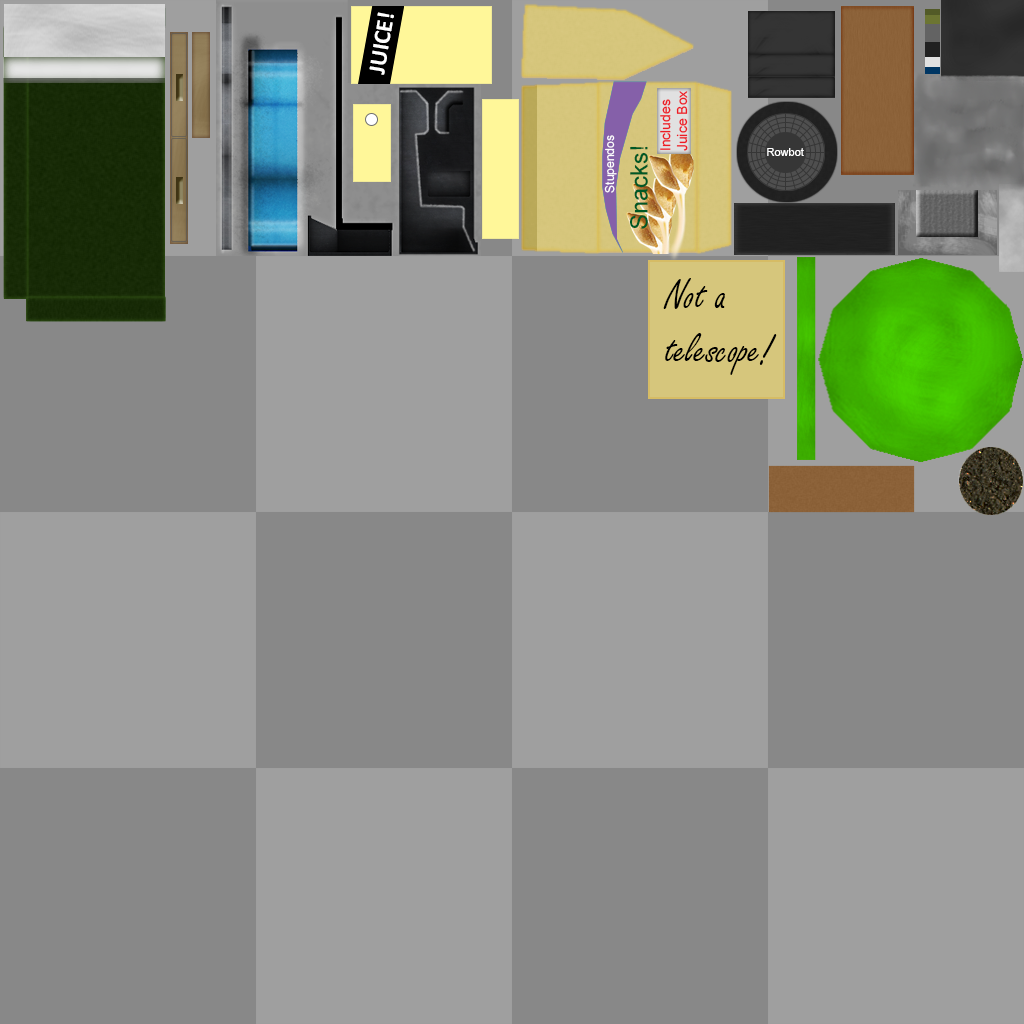
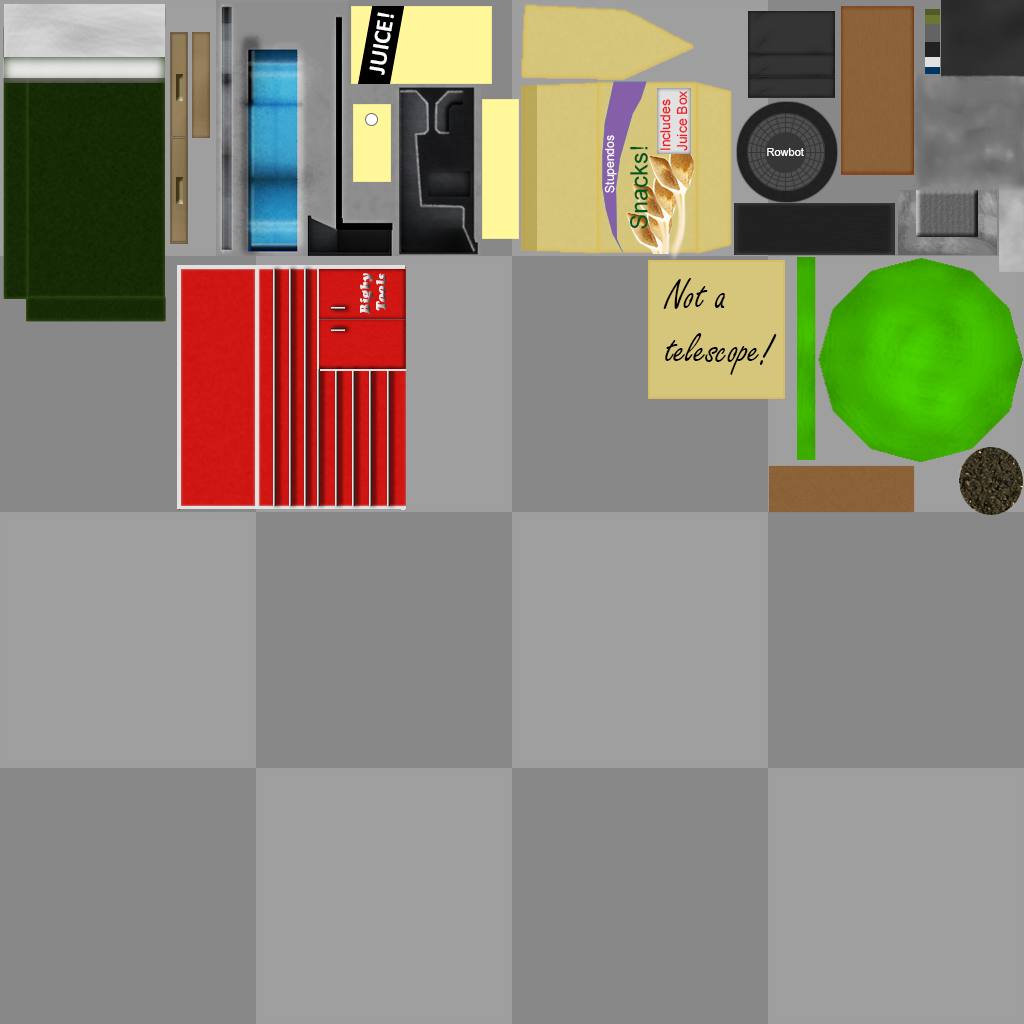
The second 1024 × 1024 image is a revision of the first. Changes to its layers:
added layer "Layer 24 copy" above "Layer 24" over 317, 269, 319, 369
added layer "Layer 24" above "Layer 25 copy 7" over 320, 369, 406, 371
added layer "Layer 25 copy 7" above "Layer 25 copy 6" over 387, 369, 390, 506
added layer "Layer 25 copy 6" above "Layer 25 copy 5" over 369, 369, 372, 506
added layer "Layer 25 copy 5" above "Layer 25 copy 4" over 352, 369, 355, 506
added layer "Layer 25 copy 4" above "Layer 25 copy 3" over 335, 369, 338, 506
added layer "Layer 25 copy 3" above "Layer 25 copy 2" over 273, 269, 276, 506
added layer "Layer 25 copy 2" above "Layer 25 copy" over 289, 269, 292, 506
added layer "Layer 25 copy" above "Layer 25 copy 9" over 304, 269, 307, 506
added layer "Layer 25 copy 9" above "Bigby Tools" over 331, 307, 345, 310
added layer "Bigby Tools" above "Layer 25 copy 8" over 360, 273, 386, 314
added layer "Layer 25 copy 8" above "Layer 25" over 331, 328, 345, 331
added layer "Layer 25" above "Layer 26 copy" over 317, 369, 320, 506
added layer "Layer 26 copy" above "Layer 26" over 318, 269, 406, 320
added layer "Layer 26" above "Layer 22" over 318, 318, 406, 369
added layer "Layer 22" above "Background" over 177, 265, 408, 512
